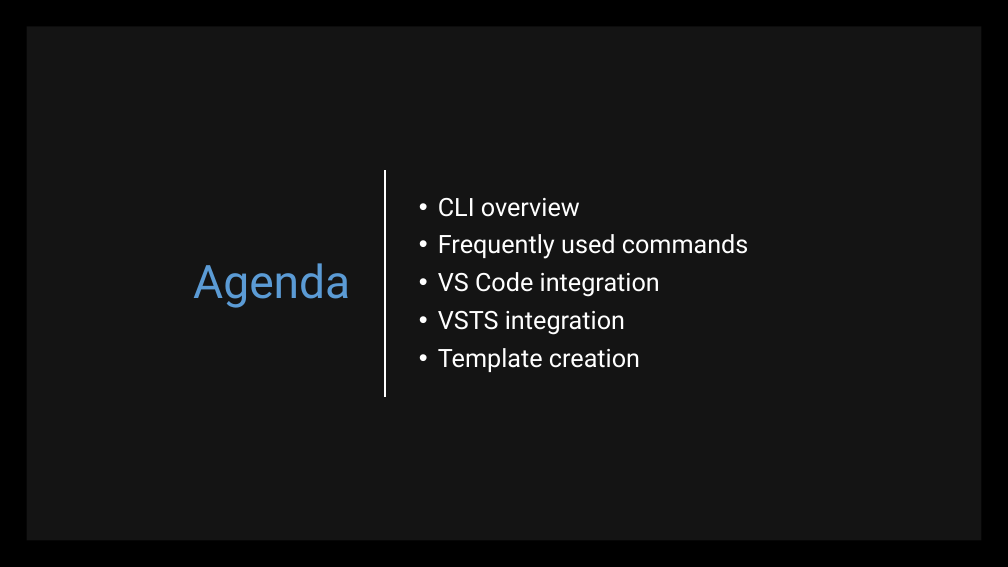
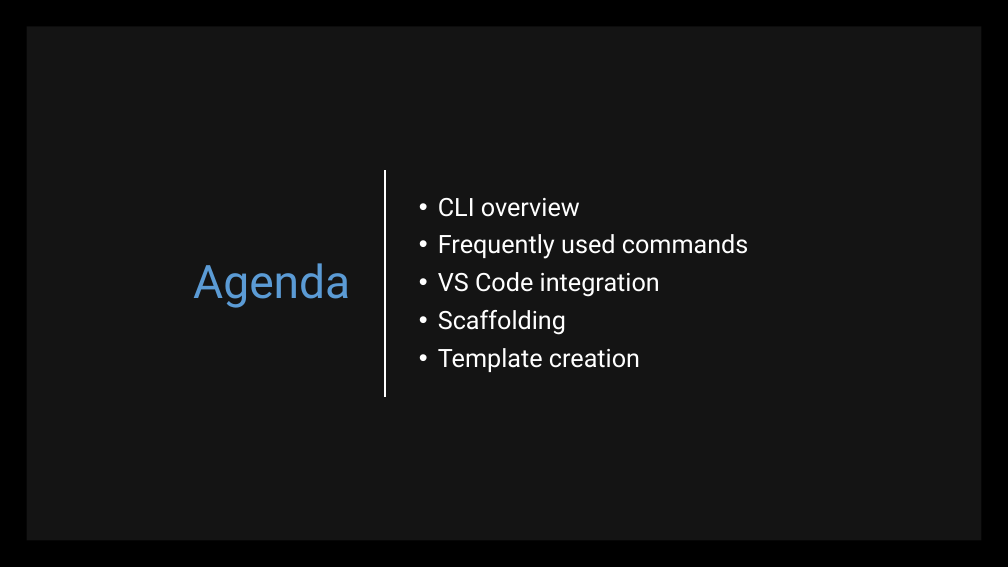
Before and after one commit to scottaddie/slide-decks, a slide deck: slide 2 of Tour de .NET Core CLI.pptx. Drawn at 1008x567 pixels with LibreOffice and Linux fonts; fonts in the diff are those of the drawing. Boxes give left, top, right and bottom in pixels: in the first picture for what was removed or moved away, otherwise in the second. Text is boxed around its words. In the diff, an @@ line names an element or a change of style, - is before the commit and + after.

```diff
--- a/Tour de .NET Core CLI.pptx
+++ b/Tour de .NET Core CLI.pptx
@@ text at box(438, 310, 566, 335): text changed @@
-• VSTS integration
+• Scaffolding
```
Also in this commit, not shown: 2 other slides changed, 1 slide added, 2 slides removed.
